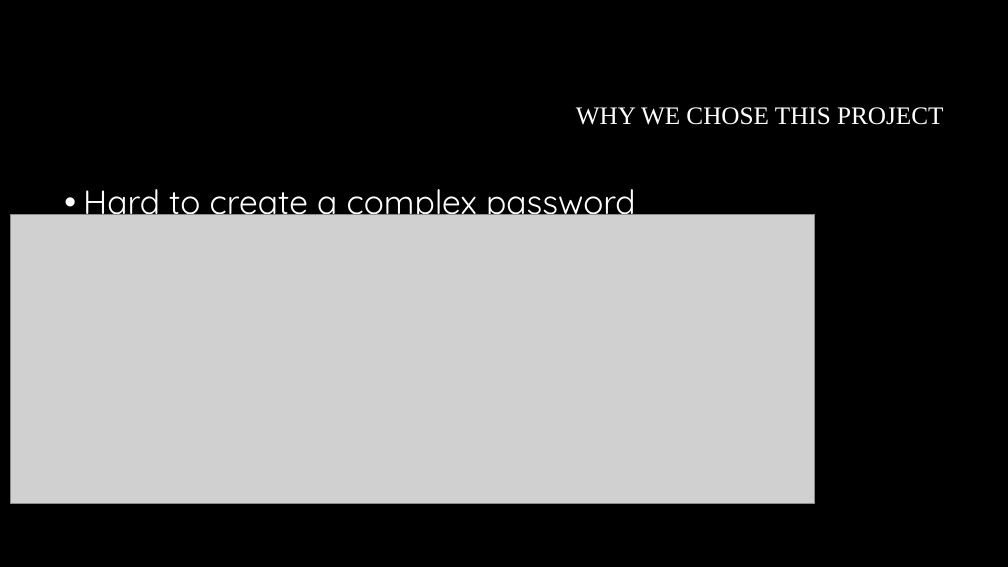
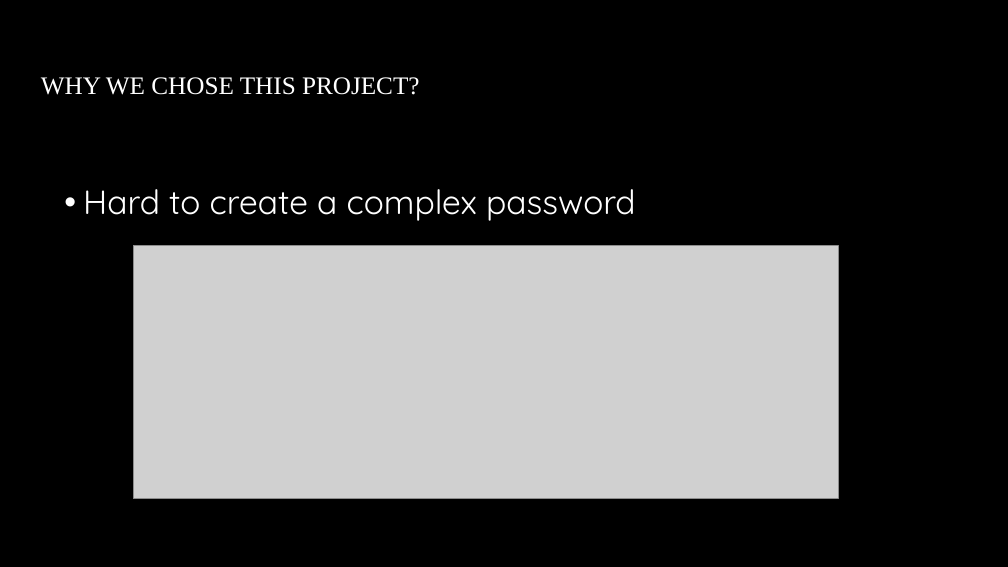
Before and after one commit to Steven-lei/Password-Generator, a slide deck: slide 5 of document/Presentation Password Generator.pptx (slide 4 before the commit). Drawn at 1008x567 pixels with LibreOffice and Linux fonts; fonts in the diff are those of the drawing; grey boxes stand for pictures; background and template pictures are left out. Boxes give left, top, right and bottom in pixels: in the first picture for what was removed or moved away, otherwise in the second. Text is boxed around its words. In the diff, an @@ line names an element or a change of style, - is before the commit and + after.

```diff
--- a/document/Presentation Password Generator.pptx
+++ b/document/Presentation Password Generator.pptx
@@ title at box(41, 77, 420, 95): text changed @@
-WHY WE CHOSE THIS PROJECT
+WHY WE CHOSE THIS PROJECT?
@@ picture: place and size @@
-picture at box(11, 215, 815, 504)
+picture at box(134, 246, 839, 499)
```
Also in this commit, not shown: 12 other slides changed, 1 slide added.
